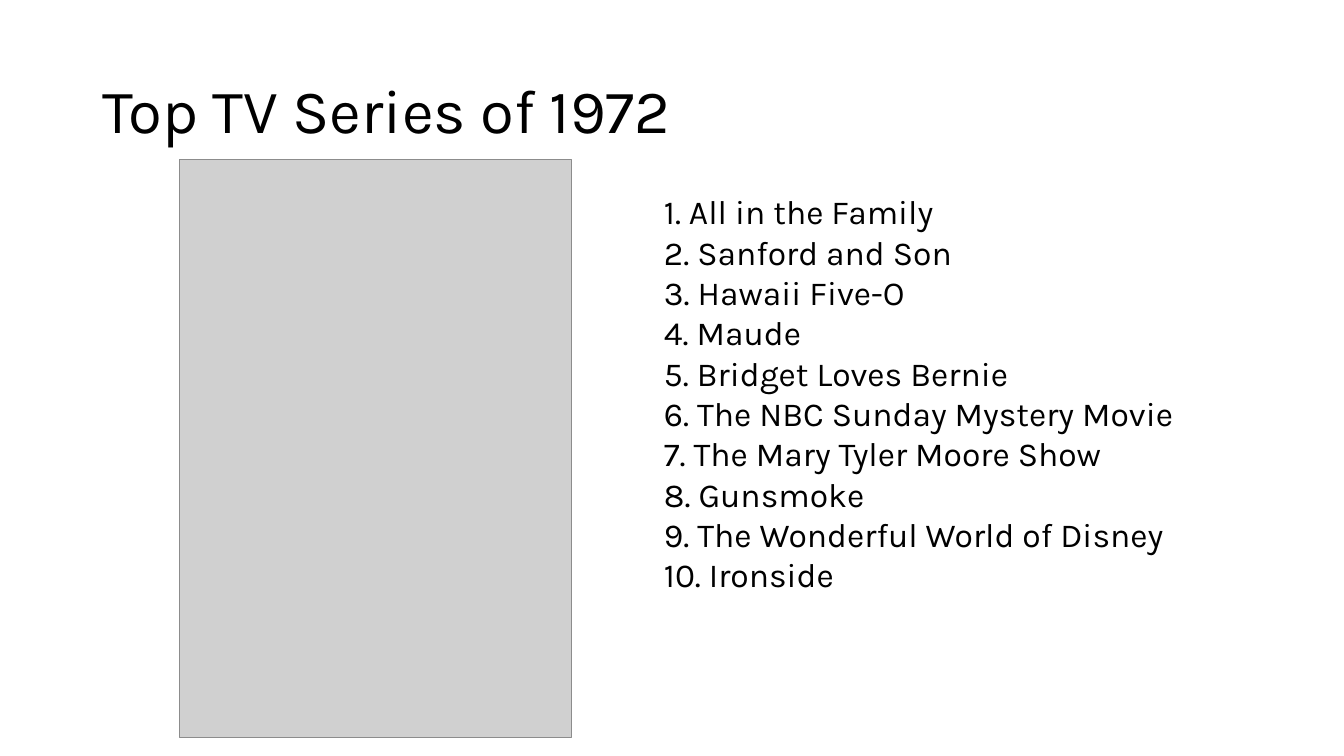
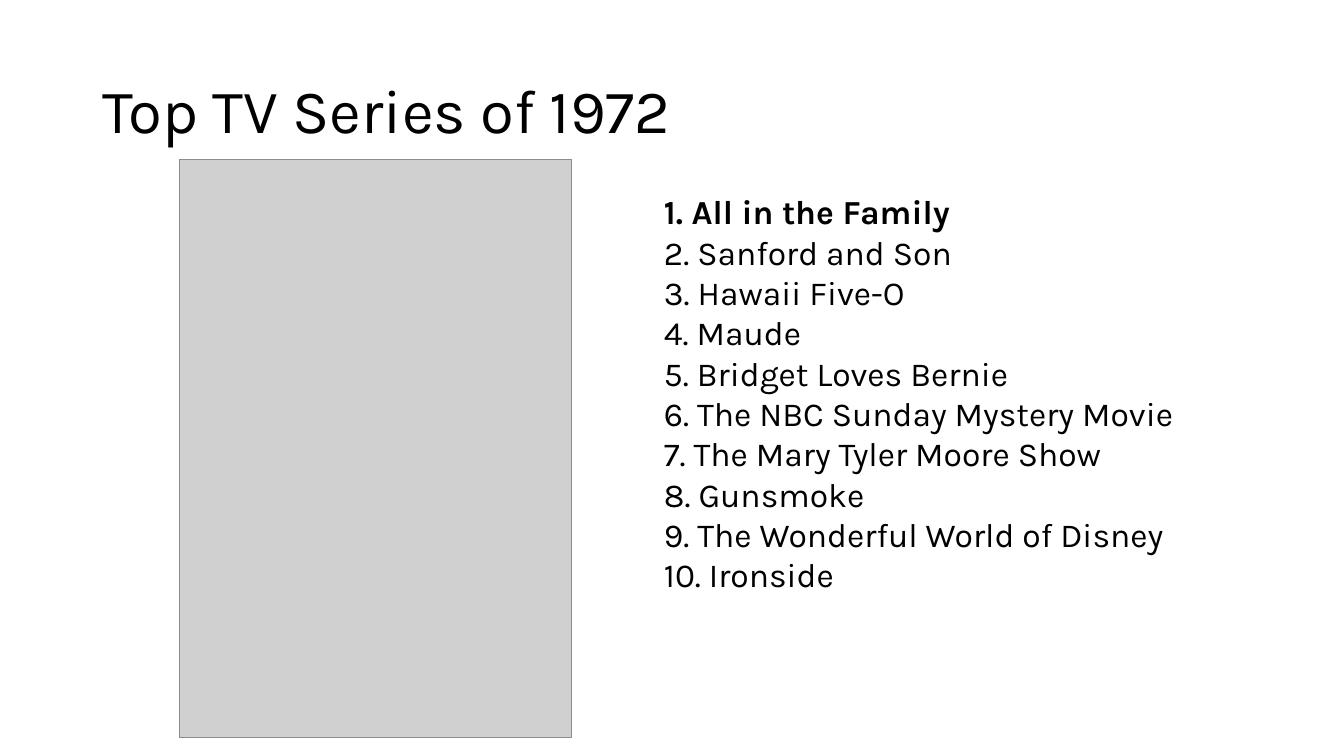
Before and after one commit to Tommy-Ren/cmpt383summer2026, a slide deck: slide 8 of prolog/prolog_intro.pptx. Drawn at 1344x756 pixels with LibreOffice and Linux fonts; fonts in the diff are those of the drawing; grey boxes stand for pictures. Boxes give left, top, right and bottom in pixels: in the first picture for what was removed or moved away, otherwise in the second. Text is boxed around its words. In the diff, an @@ line names an element or a change of style, - is before the commit and + after.

```diff
--- a/prolog/prolog_intro.pptx
+++ b/prolog/prolog_intro.pptx
@@ text "1. All in the Family ..." at (664,200,1173,588): bold on in "1. All in the Family" @@
```
Also in this commit, not shown: 2 other slides changed, 10 other files.
